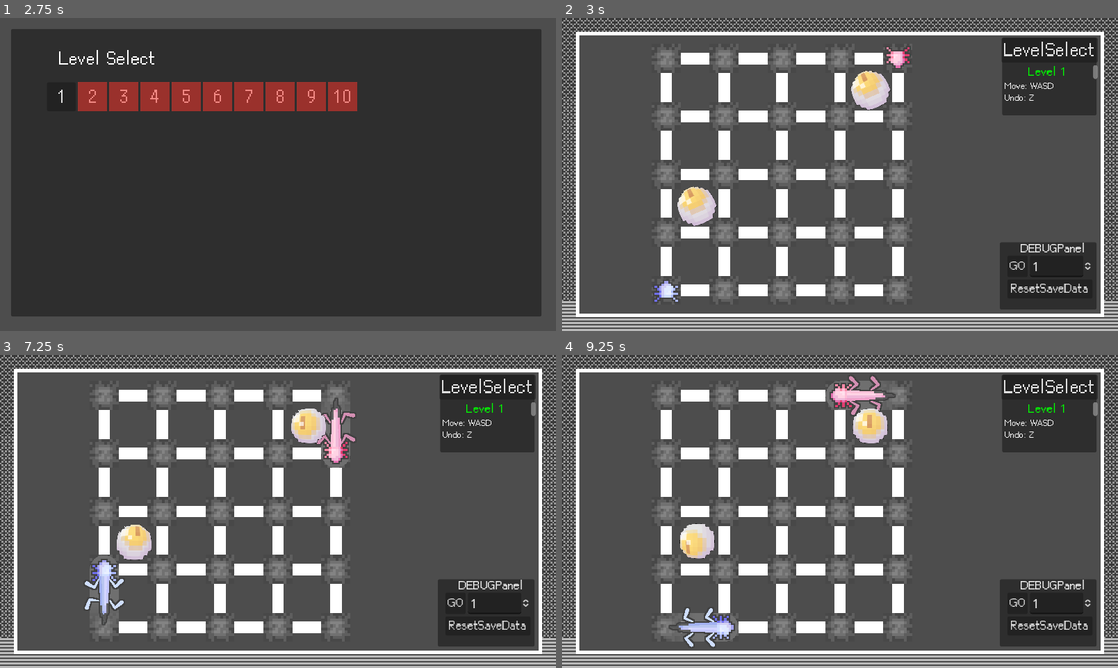
Above: before the commit, frames 1-4 (two rows, left to right).
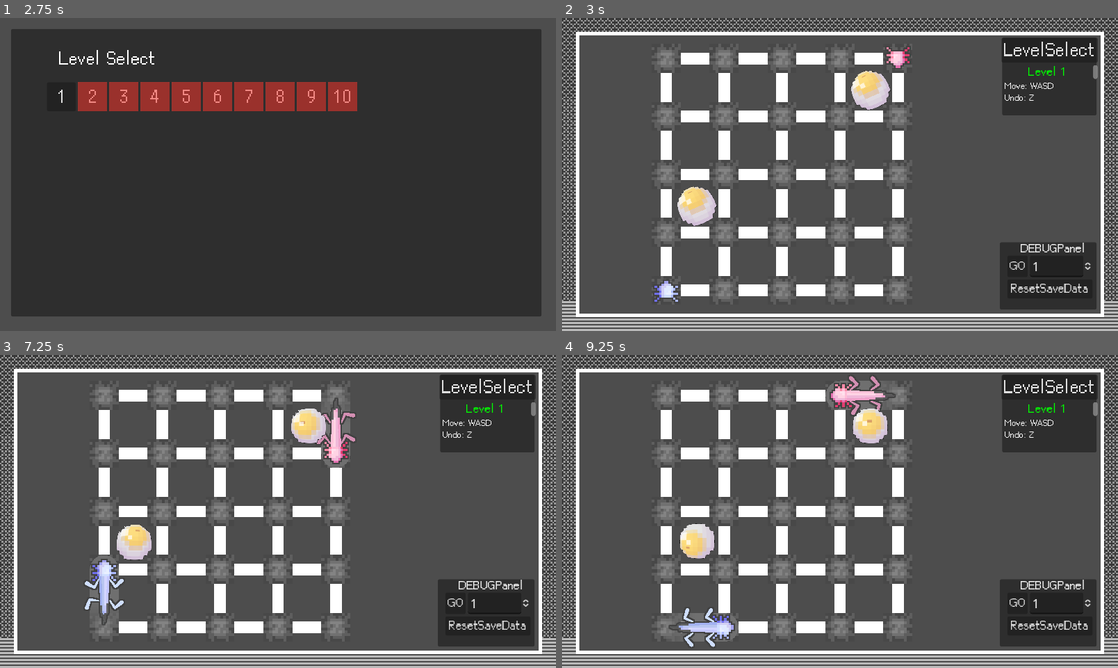
Above: after the commit, the same moments.

Repository: r8114wjbn9118/Hello-Godot-Game-Jam-1
Game: Godot game, scene res://scene/title.tscn
Two runs of this game, one before a commit and one after it. Both use one fixed random seed, a clock stepped at 60 frames per second and the inputs below. The engine's default icon, where the game draws it, is replaced by a stand-in: a white triangle on a blue panel in a dark square. Sound files missing from this copy of the repository are replaced by a short silence.
Inputs (mouse positions are in pixels of both pictures, inside the frame that each line leads up to):
- Up to frame 1 (2.75 s): tap Enter (ui_accept) at 0.5, 0.77, 1.52, 2 s; move the mouse to (400, 158) at 0.52 s; press the mouse at (400, 158) at 0.53 s; hold Right (ui_right) 0.53-1.28 s; move the mouse to (166, 190) at 1.27 s; release the mouse at (166, 190) at 1.28 s; hold Down (ui_down) 1.28-2.03 s; tap Z (z) at 1.35 s; move the mouse to (333, 105) at 2.02 s; press the mouse at (333, 105) at 2.03 s; hold Right (ui_right) from 2.03 s (still down)
- Up to frame 2 (3 s): release Right (ui_right) at 2.75 s; release the mouse at (895, 105) at 2.75 s; click "1" at 2.75 s
- Up to frame 3 (7.25 s): click "GO" at 3.5 s; click "GO" at 4.25 s; click "GO" at 5 s; move the mouse to (250, 574) at 5.77 s; hold Up (ui_up) 5.78-6.53 s; tap Z (z) at 5.85 s; tap Enter (ui_accept) at 6.02, 6.77 s; move the mouse to (444, 558) at 6.52 s; press the mouse at (444, 558) at 6.53 s; hold Left (ui_left) from 6.53 s (still down)
- Up to frame 4 (9.25 s): move the mouse to (673, 464) at 7.27 s; release the mouse at (673, 464) at 7.28 s; tap Z (z) at 7.35, 8.85 s; tap Enter (ui_accept) at 7.52, 9.02 s; move the mouse to (867, 511) at 8.02 s; release Left (ui_left) at 8.03 s; press the mouse at (867, 511) at 8.03 s; hold Down (ui_down) 8.03-8.78 s; move the mouse to (756, 433) at 8.77 s; release the mouse at (756, 433) at 8.78 s; hold Right (ui_right) from 8.78 s (still down)

Frame 1 is identical in both runs. In frame 2, less than 0.1% of the frame differs, in the area x 22-55%, y 17-58%; in frame 3, less than 0.1%; in frame 4, less than 0.1%, in the area x 22-56%, y 19-64%.

Commit message:
random blink

Diff:
--- a/Map/Eye/eye_anim.gd
+++ b/Map/Eye/eye_anim.gd
@@ -42,14 +42,14 @@
 
 
 
-
+var _time_offset = randf_range(0.0, 30.0)
 func _process(delta: float) -> void:
 	if Engine.is_editor_hint():
 		_target.global_position = get_global_mouse_position()
 	else:
 		_target.position = lerp(_target.position, _rand_target, 8.0* delta)
 
-	var time := fmod(Time.get_unix_time_from_system()/2.0, 1.0)
+	var time := fmod(Time.get_unix_time_from_system()+_time_offset/2.0, 1.0)
 	$"CanvasGroup/直瞳孔".scale.y = blink_curve.sample_baked(time)
 
 
